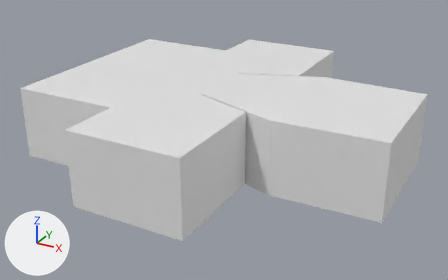
One commit to the FBX model Assets/Models/sala_v3.fbx: the scene before it, then after it.
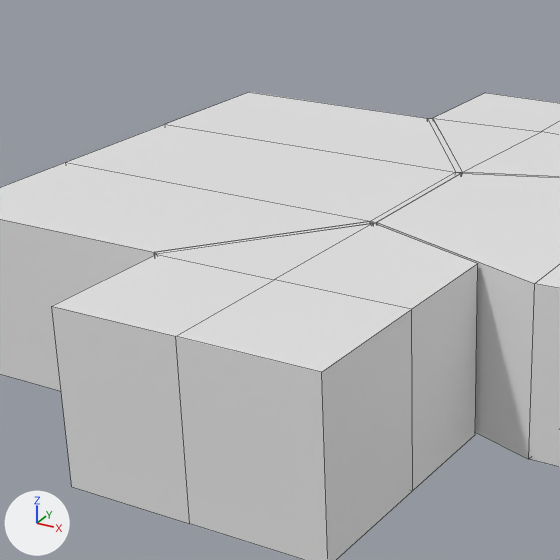
Each version appears first whole from a camera (50 mm lens) standing at (19.15, -24.86, 12.61) and looking at (6.44, -1.75, 1.06), and next in a close-up on the part from 10% to 63% of the width and 0% to 85% of the height. Lighting does not change. The marker at lower left points along +X, +Y and +Z. The close-ups show mesh edges as thin lines. Where no turn or scale is listed for an object, it has been applied to the vertices. Vertices at the same position are counted once.

Before the edit, the objects in view are built like this:
```python
me_cube_001 = bpy.data.meshes.new('Cube.001')
me_cube_001.from_pydata(...)  # 16 vertices, 11 faces; spans x 6.67..14.11, y -10.56..-0.64, z -1.98..1.32
# faces by material slot: [8, 3]
me_cube_001.materials.append(mat_material_001)  # white #e7e7e7
me_cube_001.materials.append(mat_material_002)  # orange #e76f00
me_cube_009 = bpy.data.meshes.new('Cube.009')
me_cube_009.from_pydata(...)  # 18 vertices, 14 faces; spans x -4.64..0.5, y -3.96..1.98, z -1.65..1.65
# faces by material slot: [4, 10]
me_cube_009.materials.append(mat_material_002)  # orange #e76f00
me_cube_009.materials.append(mat_material)  # white #e7e7e7
me_cube_010 = bpy.data.meshes.new('Cube.010')
me_cube_010.from_pydata(...)  # 12 vertices, 9 faces; spans x -4.84..3.72, y -3.1..3.13, z -1.65..1.65
# faces by material slot: [7, 2]
me_cube_010.materials.append(mat_material_001)  # white #e7e7e7
me_cube_010.materials.append(mat_material_002)  # orange #e76f00
ob_hall = bpy.data.objects.new('hall', me_cube_001)
ob_hall.location = (-8.2, 4.44, 2.26)
ob_sala_centro = bpy.data.objects.new('sala_centro', me_cube_010)
ob_sala_centro.location = (10.86, -1.17, 1.93)
ob_sala_esquerda = bpy.data.objects.new('sala_esquerda', me_cube_009)
ob_sala_esquerda.location = (8.17, 4.52, 1.93)
# also in view: 'sala_direita' at (6.08, -5.91, 1.93)
```
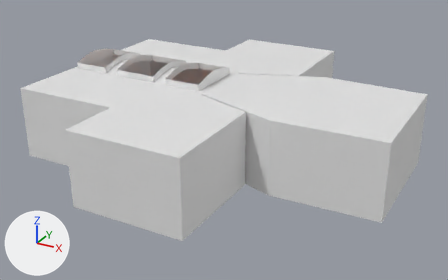
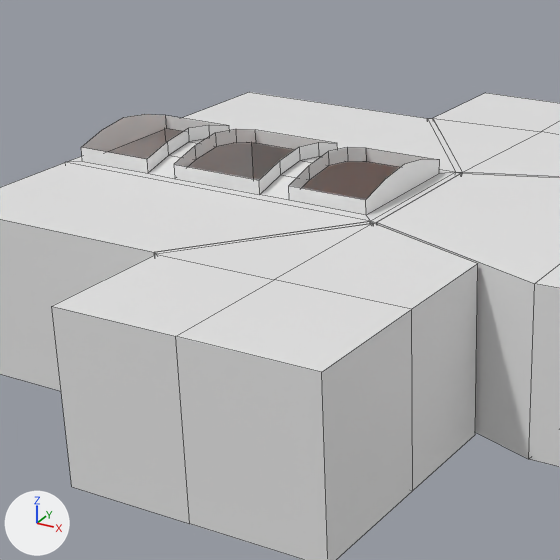
The edits, one by one:
me_cube_001 is used by ob_hall; location (-8.2, 4.44, 2.26).
me_cube_001 had 16 vertices, 11 faces and spanned x 6.67..14.11, y -10.56..-0.64, z -1.98..1.32.
me_cube_001 now has 70 vertices, 46 faces and spans x 6.67..14.11, y -10.56..-0.64, z -1.98..1.92.
Part 1, on me_cube_001:
1 face is deleted.
30 vertices are added at x 6.92..13.86, y -7.09..-4.2, z 1.32..1.92.
24 new vertices lie (0.0, 0.0, 0.3) away from vertices in x 6.92..13.86, y -7.09..-4.2, z 1.32..1.62.
36 new faces join them, mat_material_001 (white #e7e7e7).

Boxes [x1, y1, x2, y2] around the edits, measured in the close-ups (560 x 560 px):
part 1 of me_cube_001, built on: before [66, 124, 456, 221]; after [66, 114, 456, 221]
